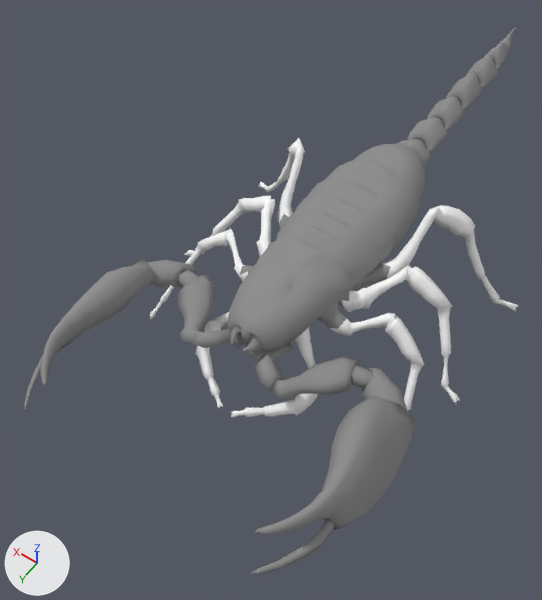
The Blender file Blender/Characters/scorpion.blend: old version first, new version second.
Rendered twice from a camera (50 mm lens) standing at (-0.647, 1.16, 1.752) and looking at (0.117, 0.091, 0.072). Lighting does not change. The marker at lower left points along +X, +Y and +Z.

In view in the first picture: 'scorpione'.
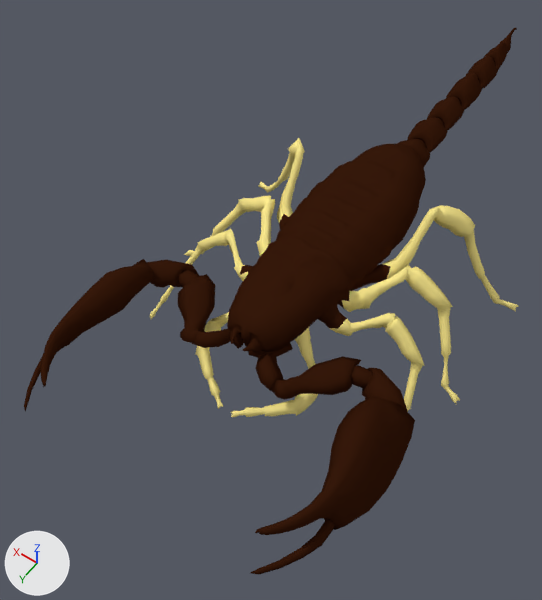
Where the change shows, as pixel boxes (x1, y1, x2, y2) in the pictures (542 x 600 px):
'scorpione', recoloured (grey to brown): (24, 28, 519, 575) in both

The change, as a diff of the scene's bpy script:
```diff
--- a/Blender/Characters/scorpion.blend.py
+++ b/Blender/Characters/scorpion.blend.py
@@ mat_material_001 @@
 mat_material_001 = diffuse_material('Material.001')
-mat_material_001.base_color = (0.28, 0.28, 0.28)  # grey #909090
+mat_material_001.base_color = (0.0374, 0.00995, 0.00343)  # brown #36190b
@@ mat_material_003 @@
 mat_material_003 = diffuse_material('Material.003')
-mat_material_003.base_color = (1.0, 1.0, 1.0)  # white #ffffff
+mat_material_003.base_color = (1.0, 0.842, 0.279)  # yellow #ffec90
```
